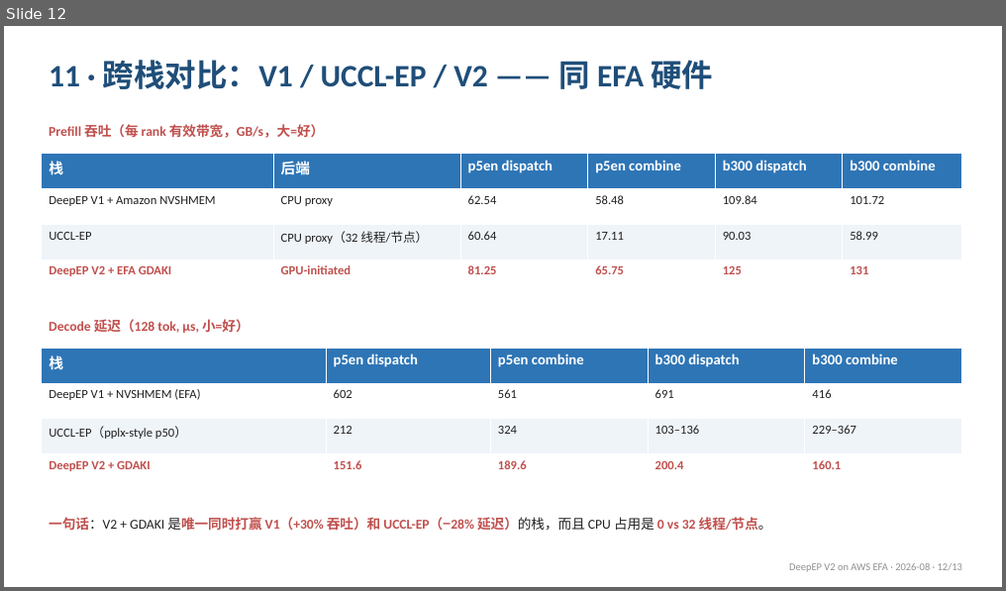
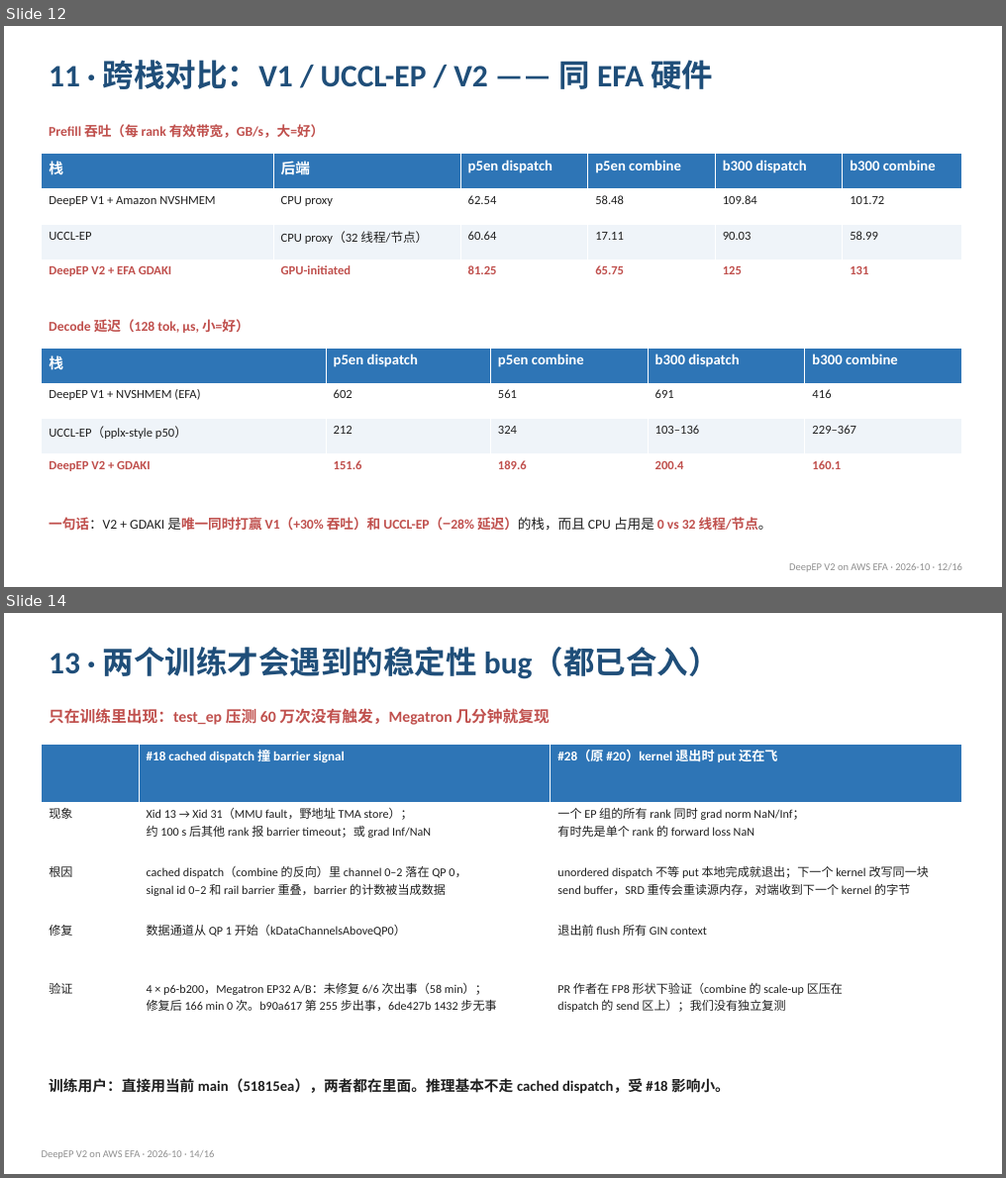
Before and after one commit to whn09/ep-benchmarks-efa, a slide deck: deepep-v2-efa-official/docs/DeepEPv2_on_EFA.pptx. Shown one above the other, each under a label of ours: slide 12 before the commit, slides 12 and 14 after it; the slides between them are not shown. The pictures are 1006x591 and 1006x1178 pixels, drawn with LibreOffice and Linux fonts; fonts in the diff are those of the drawing. Boxes give left, top, right and bottom in pixels: in the first picture for what was removed or moved away, otherwise in the second. Text is boxed around its words. In the diff, an @@ line names an element or a change of style, - is before the commit and + after.

```diff
--- a/deepep-v2-efa-official/docs/DeepEPv2_on_EFA.pptx
+++ b/deepep-v2-efa-official/docs/DeepEPv2_on_EFA.pptx
@@ slide 14 added at box(4, 613, 1002, 1174), background #FFFFFF @@
@@ text added at box(49, 647, 720, 679), 30 pt, text #1F4E79, bold @@
+13 · 两个训练才会遇到的稳定性 bug（都已合入）
@@ text added at box(49, 708, 548, 725), 15 pt, text #C0504D, bold @@
+只在训练里出现：test_ep 压测 60 万次没有触发，Megatron 几分钟就复现
@@ table added at box(42, 744, 962, 1036), 5 rows, 3 columns @@
+ | #18 cached dispatch 撞 barrier signal | #28（原 #20）kernel 退出时 put 还在飞
+现象 | Xid 13 → Xid 31（MMU fault，野地址 TMA store）； / 约 100 s 后其他 rank 报 barrier timeout；或 grad Inf/NaN | 一个 EP 组的所有 rank 同时 grad norm NaN/Inf； / 有时先是单个 rank 的 forward loss NaN
+根因 | cached dispatch（combine 的反向）里 channel 0–2 落在 QP 0， / signal id 0–2 和 rail barrier 重叠，barrier 的计数被当成数据 | unordered dispatch 不等 put 本地完成就退出；下一个 kernel 改写同一块 / send buffer，SRD 重传会重读源内存，对端收到下一个 kernel 的字节
+修复 | 数据通道从 QP 1 开始（kDataChannelsAboveQP0） | 退出前 flush 所有 GIN context
+验证 | 4 × p6-b200，Megatron EP32 A/B：未修复 6/6 次出事（58 min）； / 修复后 166 min 0 次。b90a617 第 255 步出事，6de427b 1432 步无事 | PR 作者在 FP8 形状下验证（combine 的 scale-up 区压在 / dispatch 的 send 区上）；我们没有独立复测
@@ text added at box(49, 1078, 730, 1094), 14 pt, text #202020, bold @@
+训练用户：直接用当前 main（51815ea），两者都在里面。推理基本不走 cached dispatch，受 #18 影响小。
@@ text added at box(42, 1151, 214, 1159), 10 pt, text #909090 @@
+DeepEP V2 on AWS EFA · 2026-10 · 14/16
@@ slide 12 changed as well @@
@@ text at box(789, 564, 962, 572): text changed @@
-DeepEP V2 on AWS EFA · 2026-08 · 12/13
+DeepEP V2 on AWS EFA · 2026-10 · 12/16
```
Also in this commit, not shown: 12 other slides changed, 2 other slides added, 2 other files.
